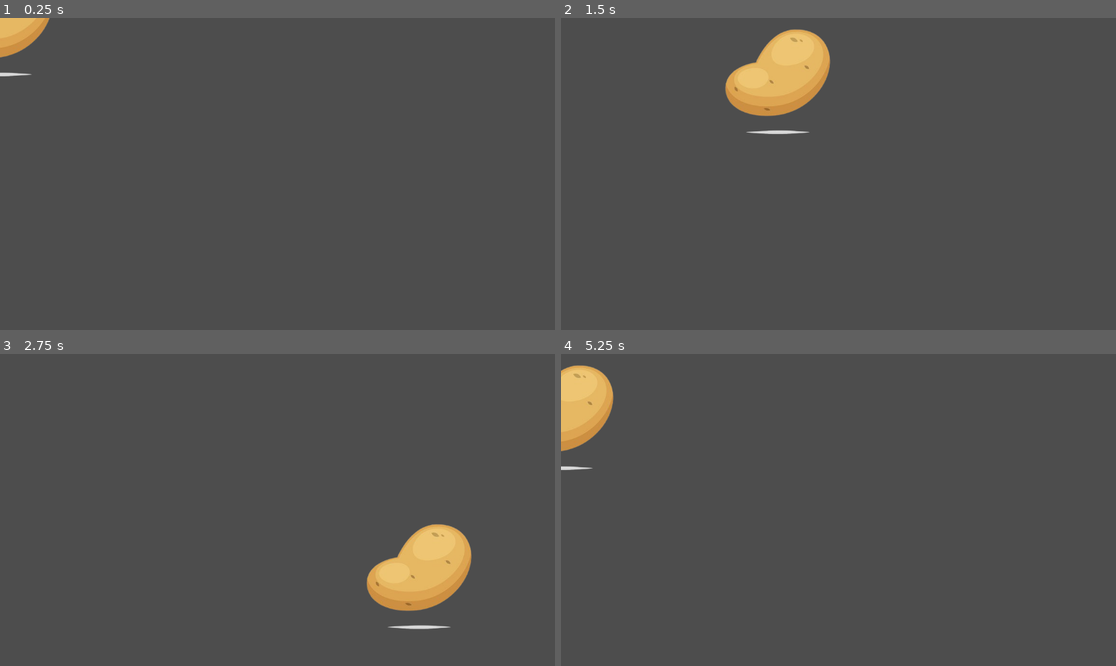
Above: before the commit, frames 1-4 (two rows, left to right).
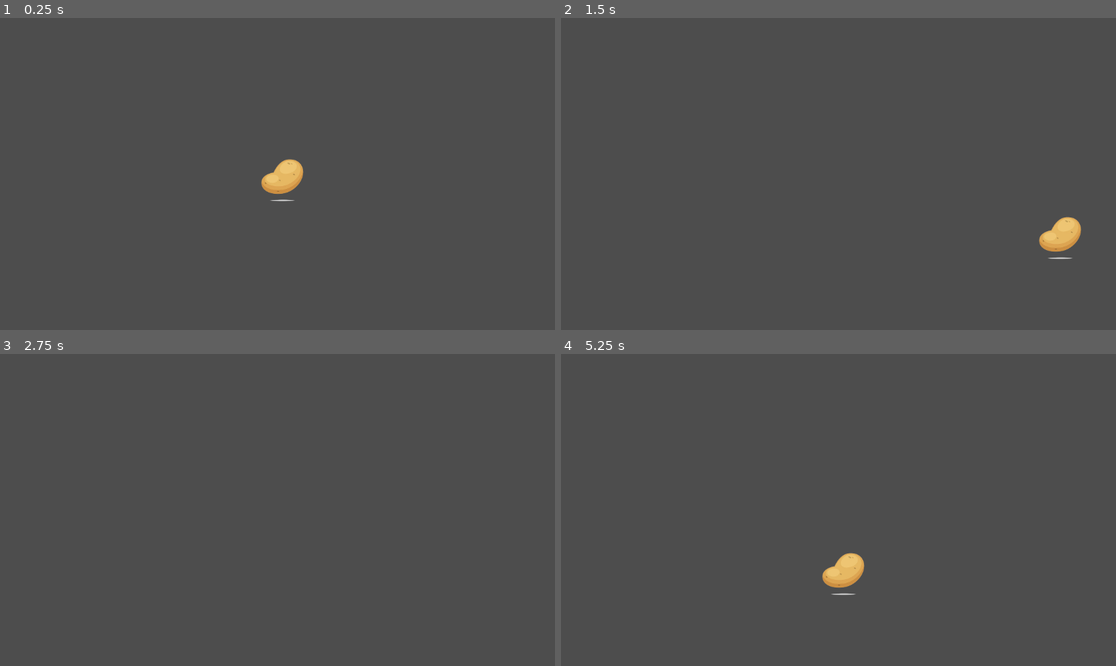
Above: after the commit, the same moments.

Repository: Oric1/Segumba
Game: Godot game, scene res://player.tscn
Two runs of this game, one before a commit and one after it. Both use one fixed random seed, a clock stepped at 60 frames per second and the inputs below. Before the commit the project starts from res://main.tscn.
Inputs:
- Up to frame 1 (0.25 s): no input
- Up to frame 2 (1.5 s): tap Enter at 0.5 s; hold Right (ui_right) 0.53-1.28 s; hold Down (ui_down) from 1.28 s (still down)
- Up to frame 3 (2.75 s): release Down (ui_down) at 2.03 s; hold Right (ui_right) from 2.03 s (still down)
- Up to frame 4 (5.25 s): release Right (ui_right) at 2.78 s; hold Up (ui_up) 2.78-3.53 s; hold Left (ui_left) 3.53-5.03 s; hold Down (ui_down) from 5.03 s (still down)

The runs differ from the first frame. In frame 1, 1.5% of the frame differs, in the area x 0-55%, y 0-59%; in frame 2, 4.4%, in the area x 29-94%, y 3-78%; in frame 3, 3.8%; in frame 4, 2.7%.

Commit message:
smaller potato

Diff:
--- a/main.tscn
+++ b/player.tscn
@@ -1,17 +1,19 @@
 [gd_scene load_steps=4 format=3 uid="uid://cxcuygo58bk3k"]
 
-[ext_resource type="Script" path="res://player.gd" id="1_3ocly"]
-[ext_resource type="Texture2D" uid="uid://iee16cus3ov1" path="res://Images/Potato-removebg-preview.png" id="1_pk4ed"]
+[ext_resource type="Script" path="res://player.gd" id="1_608ge"]
+[ext_resource type="Texture2D" uid="uid://iee16cus3ov1" path="res://Images/Potato-removebg-preview.png" id="2_tx240"]
 
 [sub_resource type="CircleShape2D" id="CircleShape2D_5nabf"]
 radius = 78.5175
 
 [node name="CharacterBody2D" type="CharacterBody2D"]
-script = ExtResource("1_3ocly")
+position = Vector2(586, 330)
+script = ExtResource("1_608ge")
 
 [node name="Potato-removebg-preview" type="Sprite2D" parent="."]
-position = Vector2(0, -5)
-texture = ExtResource("1_pk4ed")
+scale = Vector2(0.4, 0.4)
+texture = ExtResource("2_tx240")
 
 [node name="CollisionShape2D" type="CollisionShape2D" parent="."]
+scale = Vector2(0.4, 0.4)
 shape = SubResource("CircleShape2D_5nabf")
--- a/project.godot
+++ b/project.godot
@@ -11,6 +11,6 @@
 [application]
 
 config/name="Segumba"
-run/main_scene="res://main.tscn"
+run/main_scene="res://player.tscn"
 config/features=PackedStringArray("4.2", "Forward Plus")
 config/icon="res://icon.svg"
